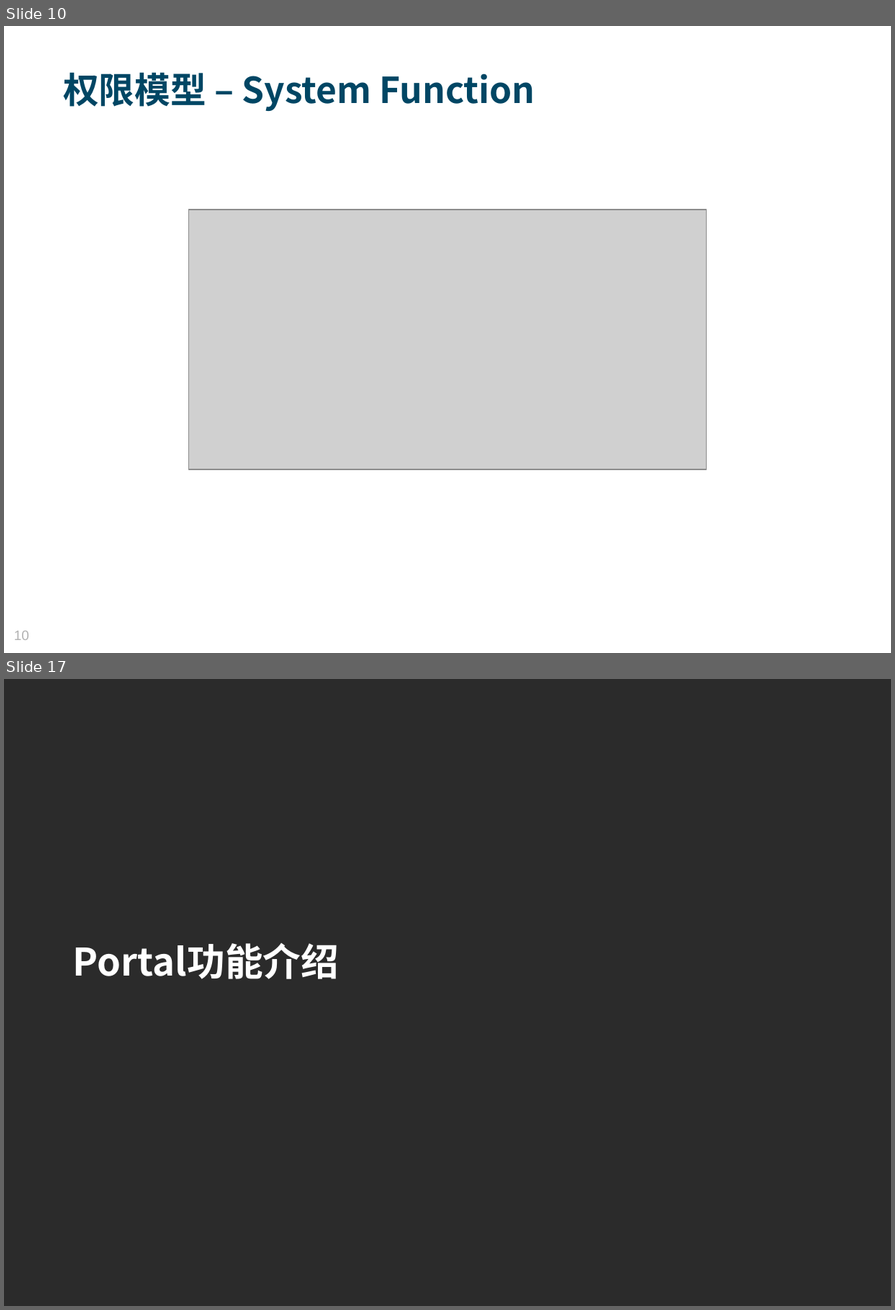
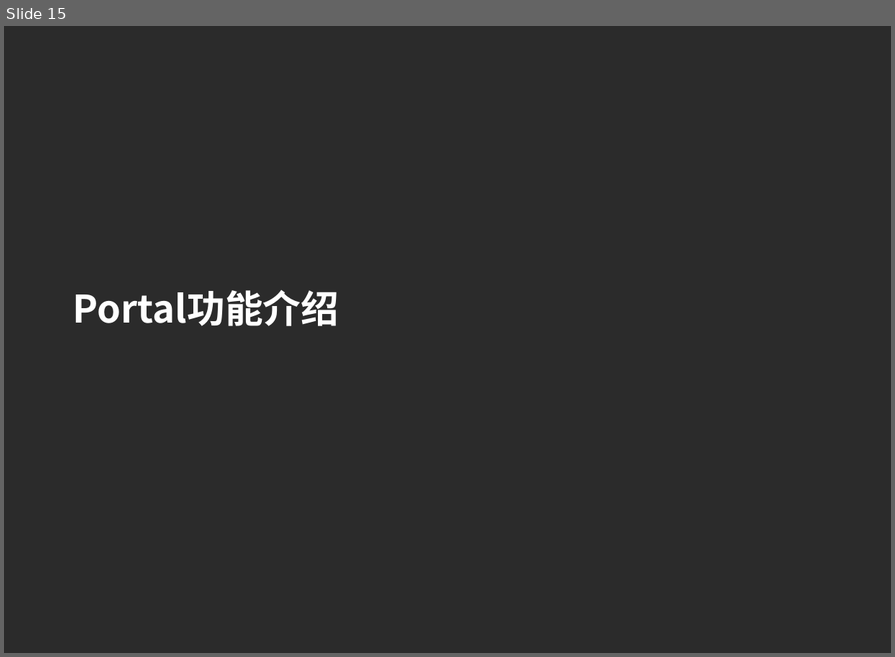
Before and after one commit to MosesZhu/Cube, a slide deck: Document/New Webframework Introduction.ppt. Shown one above the other, each under a label of ours: slides 10 and 17 before the commit, slide 15 after it; the slides between them are not shown. The pictures are 895x1310 and 895x657 pixels, drawn with LibreOffice and Linux fonts; fonts in the diff are those of the drawing; grey boxes stand for pictures; background and template pictures are left out; a plain dark background stands for a picture behind light text. Boxes give left, top, right and bottom in pixels: in the first picture for what was removed or moved away, otherwise in the second. Text is boxed around its words. In the diff, an @@ line names an element or a change of style, - is before the commit and + after.

```diff
--- a/Document/New Webframework Introduction.ppt
+++ b/Document/New Webframework Introduction.ppt
@@ slide 10 removed at <box>4,26,891,653</box>, background picture (left out) @@
@@ text removed at <box>63,72,535,111</box> @@
-权限模型 – System Function
@@ picture removed at <box>189,210,707,470</box> @@
@@ page number removed at <box>14,631,29,640</box> @@
-10
@@ what was slide 17 is now slide 15 @@
```
Also in this commit, not shown: 11 slides changed, 2 slides added, 3 other slides removed, 12 other files.
